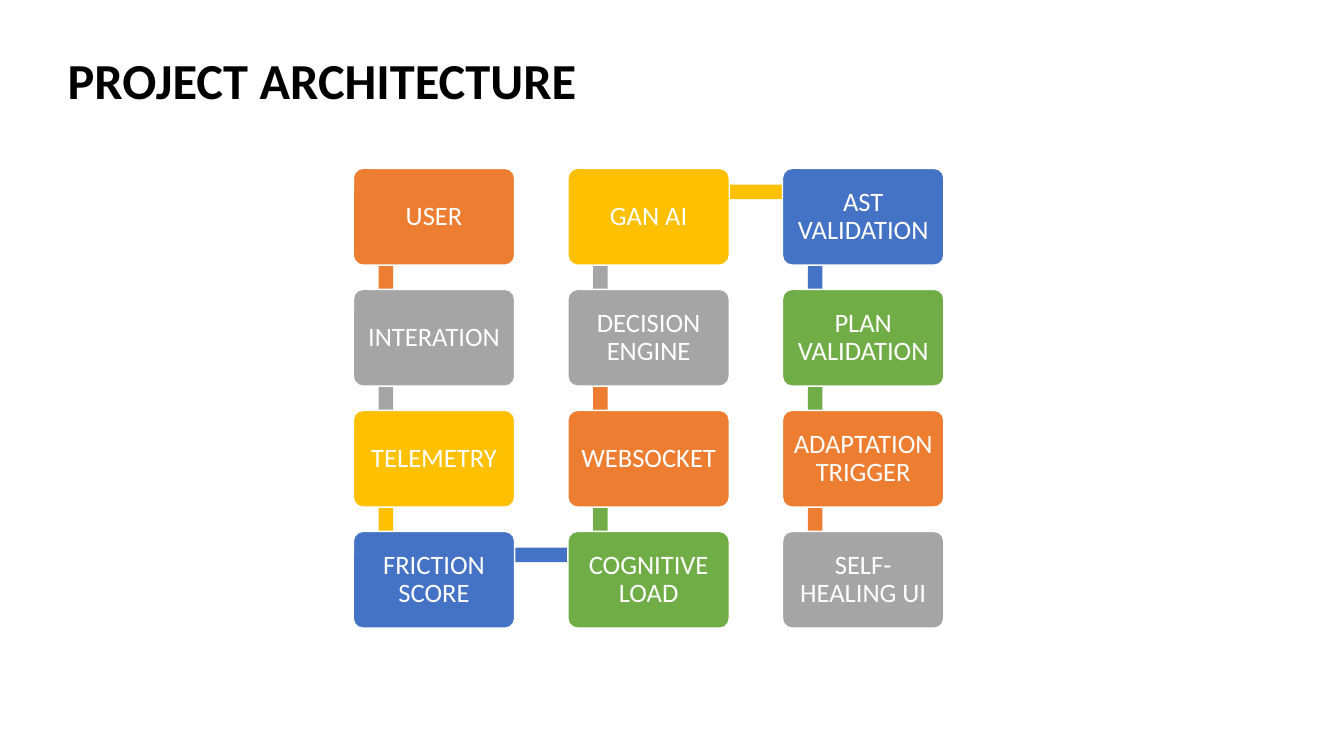
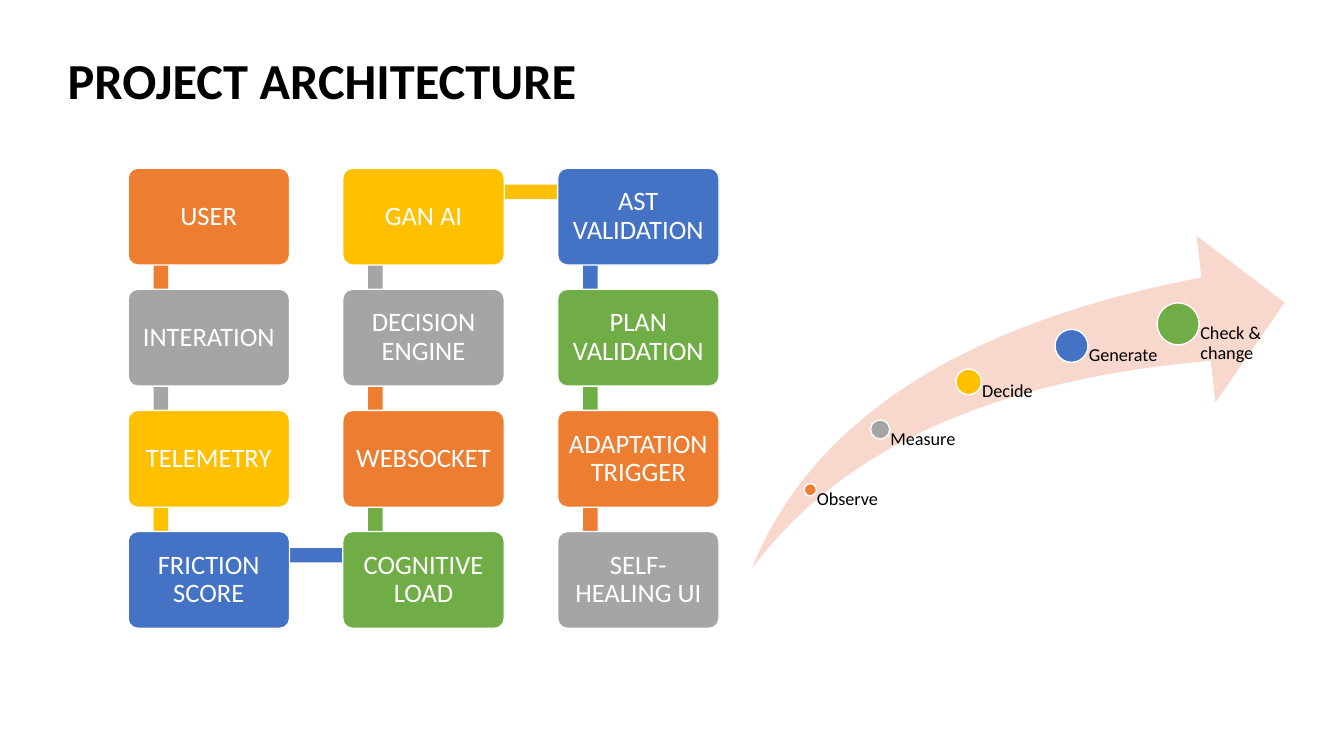
Before and after one commit to PrabhaVeluchamy/auragen-self-healing-generative-ui, a slide deck: slide 3 of REVIEW PART.pptx. Drawn at 1344x756 pixels with LibreOffice and Linux fonts; fonts in the diff are those of the drawing. Boxes give left, top, right and bottom in pixels: in the first picture for what was removed or moved away, otherwise in the second. Text is boxed around its words. In the diff, an @@ line names an element or a change of style, - is before the commit and + after.

```diff
--- a/REVIEW PART.pptx
+++ b/REVIEW PART.pptx
@@ rounded rectangle at bbox=[343, 168, 504, 265]: fill #ED7D31 to #FFC000 @@
@@ rounded rectangle at bbox=[558, 168, 719, 265]: fill #FFC000 to #4472C4 @@
@@ 2 rounded rectangles, 1 rectangle: place and size @@
-2 rounded rectangles, 1 rectangle at bbox=[782, 410, 944, 628]
+2 rounded rectangles, 1 rectangle at bbox=[128, 168, 289, 386]
@@ rectangle at bbox=[369, 192, 383, 312]: fill #ED7D31 to #A5A5A5; rotation 90 to 270 degrees @@
@@ rectangle at bbox=[583, 192, 597, 312]: fill #A5A5A5 to #4472C4; rotation 270 to 90 degrees @@
@@ rectangle removed at bbox=[809, 192, 823, 313] @@
@@ rounded rectangle at bbox=[558, 289, 719, 386]: fill #A5A5A5 to #70AD47 @@
@@ rounded rectangle removed at bbox=[782, 289, 944, 386] @@
@@ rectangle added at bbox=[154, 313, 168, 433], fill #A5A5A5 @@
@@ rectangle at bbox=[369, 313, 383, 433]: fill #A5A5A5 to #ED7D31; rotation 90 to 270 degrees @@
@@ rectangle at bbox=[583, 313, 597, 433]: fill #ED7D31 to #70AD47; rotation 270 to 90 degrees @@
@@ rectangle removed at bbox=[809, 313, 823, 434] @@
@@ group added at bbox=[752, 236, 1286, 569]: 5 ellipses, 5 texts, 1 swoosh arrow @@
+Observe
+Measure
+Decide
+Generate
+Check & change
@@ rounded rectangle added at bbox=[128, 410, 289, 507], fill #FFC000, outline #FFFFFF 1 pt @@
@@ rounded rectangle at bbox=[343, 410, 504, 507]: fill #FFC000 to #ED7D31 @@
@@ rectangle added at bbox=[154, 435, 168, 555], fill #FFC000 @@
@@ rectangle at bbox=[369, 435, 383, 555]: fill #FFC000 to #70AD47; rotation 90 to 270 degrees @@
@@ rectangle at bbox=[583, 435, 597, 555]: fill #70AD47 to #ED7D31; rotation 270 to 90 degrees @@
@@ rounded rectangle: place and size @@
-rounded rectangle at bbox=[782, 168, 944, 265]
+rounded rectangle at bbox=[128, 531, 289, 628]
@@ 8 rounded rectangles: place and size @@
-8 rounded rectangles at bbox=[354, 168, 729, 628]
+8 rounded rectangles at bbox=[343, 168, 719, 628]
@@ rounded rectangle at bbox=[343, 531, 504, 628]: fill #4472C4 to #70AD47 @@
@@ rounded rectangle at bbox=[558, 531, 719, 628]: fill #70AD47 to #A5A5A5 @@
@@ 12 texts, 2 rectangles: place and size @@
-12 texts, 2 rectangles at bbox=[368, 185, 933, 602]
+12 texts, 2 rectangles at bbox=[143, 185, 708, 602]
```
Also in this commit, not shown: 1 other slide changed.
